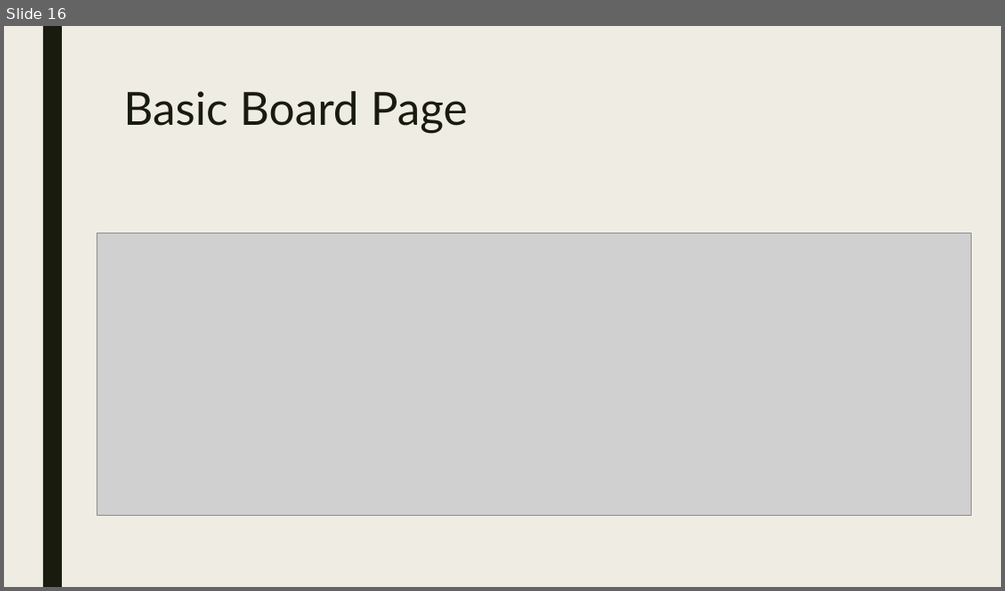
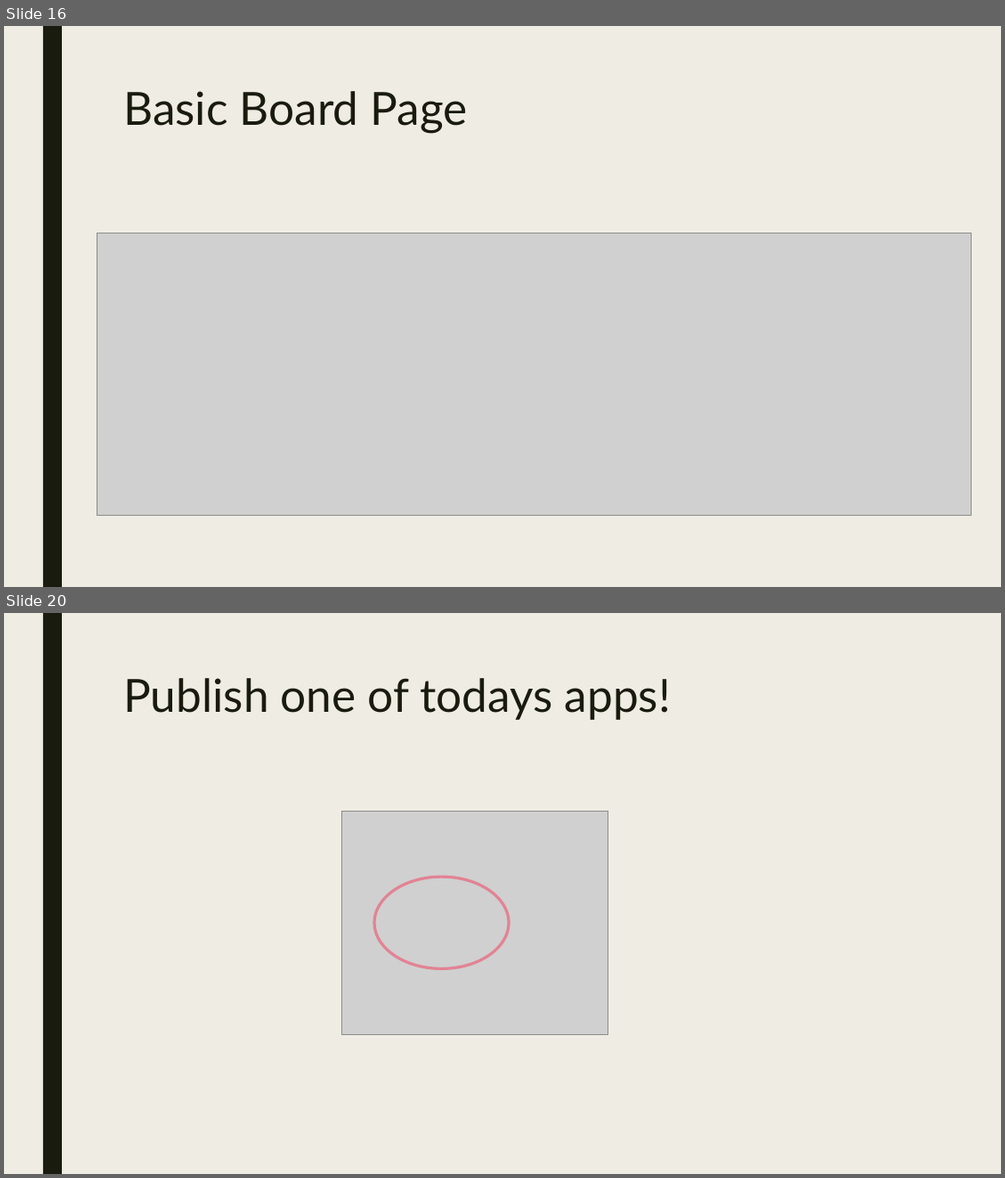
Before and after one commit to RforOperations2018/Class_2, a slide deck: Class 6.pptx. Shown one above the other, each under a label of ours: slide 16 before the commit, slides 16 and 20 after it; the slides between them are not shown. The pictures are 1005x591 and 1005x1178 pixels, drawn with LibreOffice and Linux fonts; fonts in the diff are those of the drawing; grey boxes stand for pictures. Boxes give left, top, right and bottom in pixels: in the first picture for what was removed or moved away, otherwise in the second. Text is boxed around its words. In the diff, an @@ line names an element or a change of style, - is before the commit and + after.

```diff
--- a/Class 6.pptx
+++ b/Class 6.pptx
@@ slide 20 added at bbox=[4, 613, 1001, 1174], background #EFEDE3; not listed: 1 template element that a slide beside it also shows @@
@@ title added at bbox=[123, 678, 671, 720], 44 pt, text #191B0E @@
+Publish one of todays apps!
@@ picture added at bbox=[341, 811, 607, 1035] @@
@@ ellipse added at bbox=[374, 877, 509, 969], outline #E28394 2.75 pt @@
```
Also in this commit, not shown: 3 other slides added.
